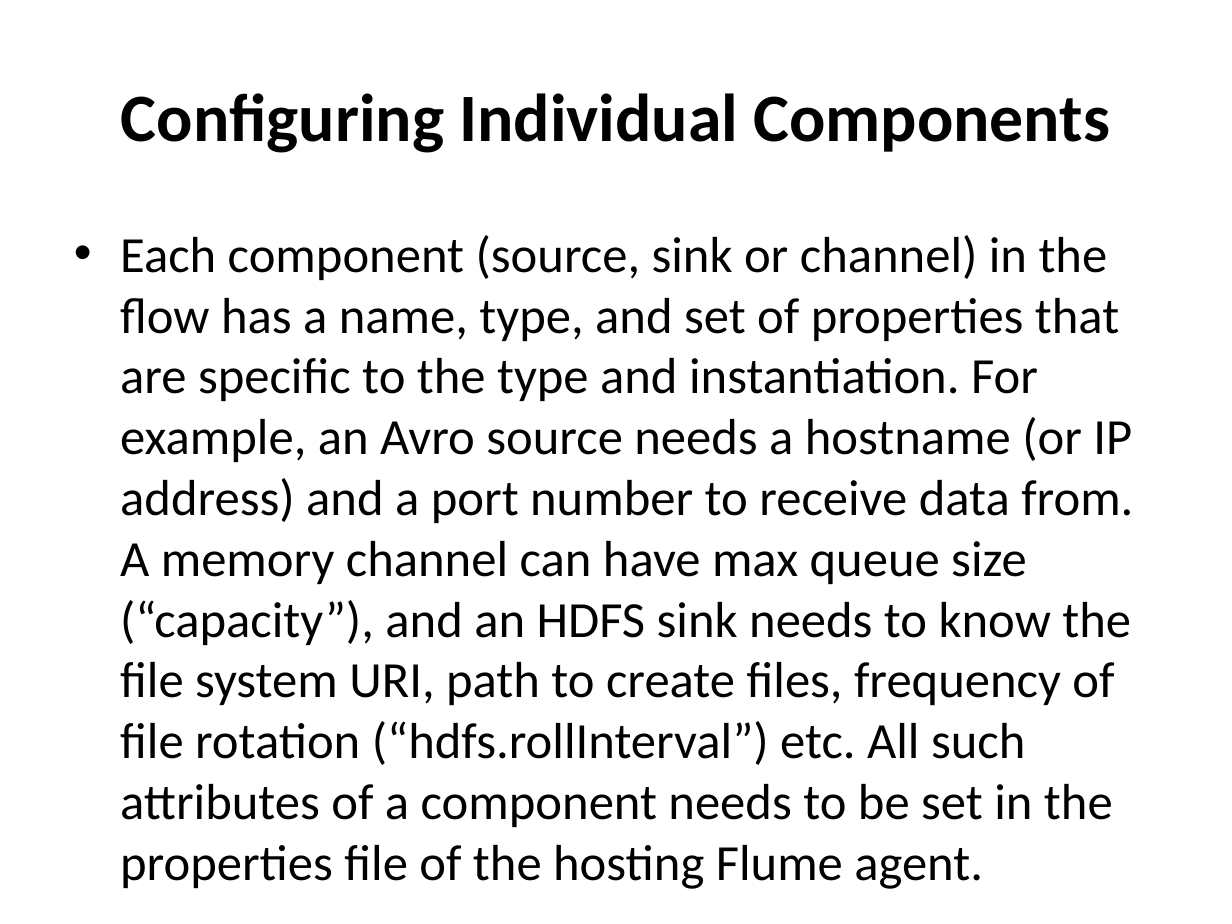
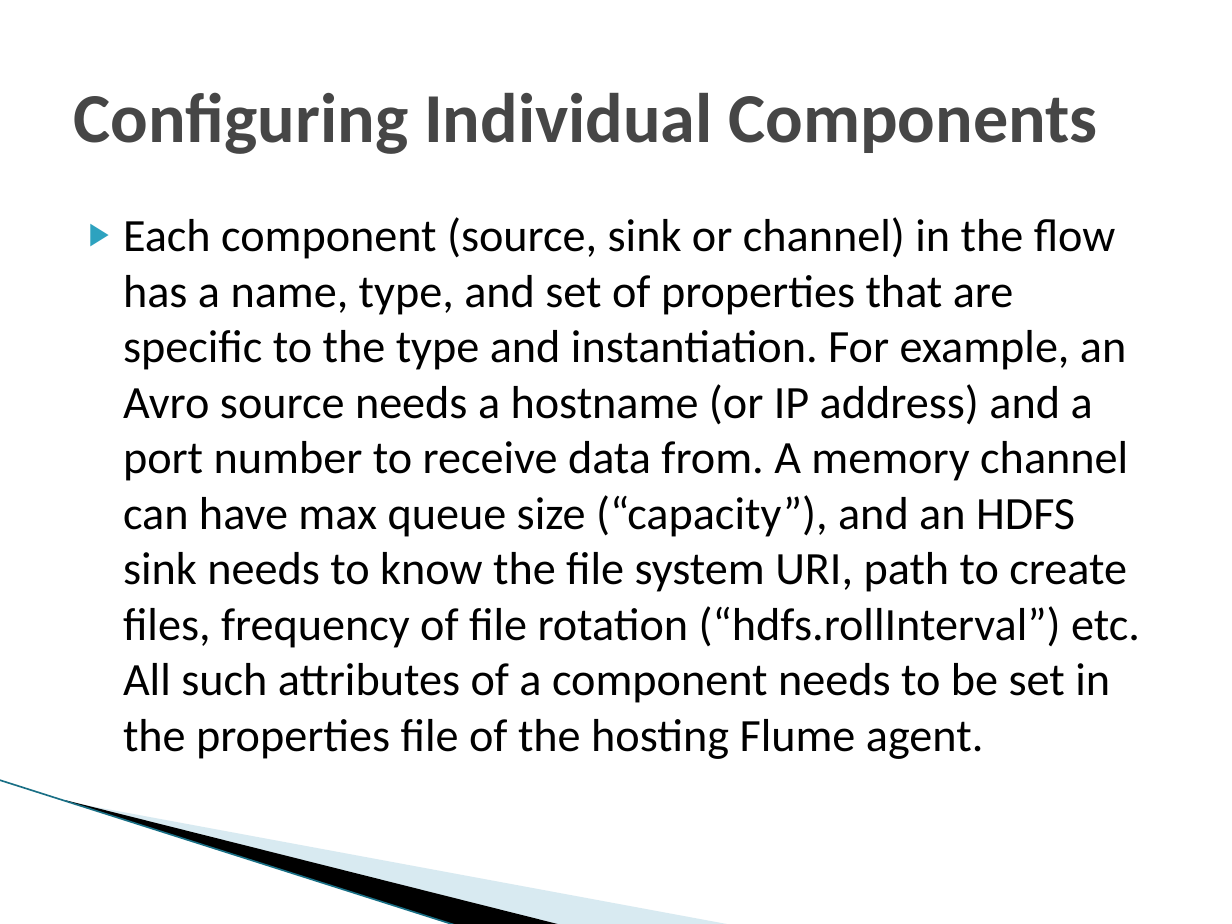
Before and after one commit to vinilkumar/CS5590VC, a slide deck: slide 11 of Midterm files/Apache Flume.pptx (slide 9 before the commit). Drawn at 1232x924 pixels with LibreOffice and Linux fonts; fonts in the diff are those of the drawing; background and template pictures are left out. Boxes give left, top, right and bottom in pixels: in the first picture for what was removed or moved away, otherwise in the second. Text is boxed around its words. In the diff, an @@ line names an element or a change of style, - is before the commit and + after.

```diff
--- a/Midterm files/Apache Flume.pptx
+++ b/Midterm files/Apache Flume.pptx
@@ title "Configuring Individual Components" at (74, 92, 1097, 154): size 39.6 to 41 pt, text colour #000000 to #464646; alignment centre to left @@
@@ text "Each component (source, sink or ...": place and size @@
-text "Each component (source, sink or ..." at (120, 235, 1133, 827)
+text "Each component (source, sink or ..." at (123, 217, 1140, 759)
@@ text "Each component (source, sink or ..." at (123, 217, 1140, 759): size 29.6 to 27 pt; bullet • to ▶; less space between paragraphs @@
@@ line added from (0, 780) to (457, 924), #97C5D8 0.95 pt @@
@@ freeform shape added at (65, 800, 563, 924), fill #000000 @@
@@ freeform shape added at (68, 801, 733, 924), fill #A0CBDC at 40% opacity @@
```
Also in this commit, not shown: 10 other slides changed, 3 slides added.
